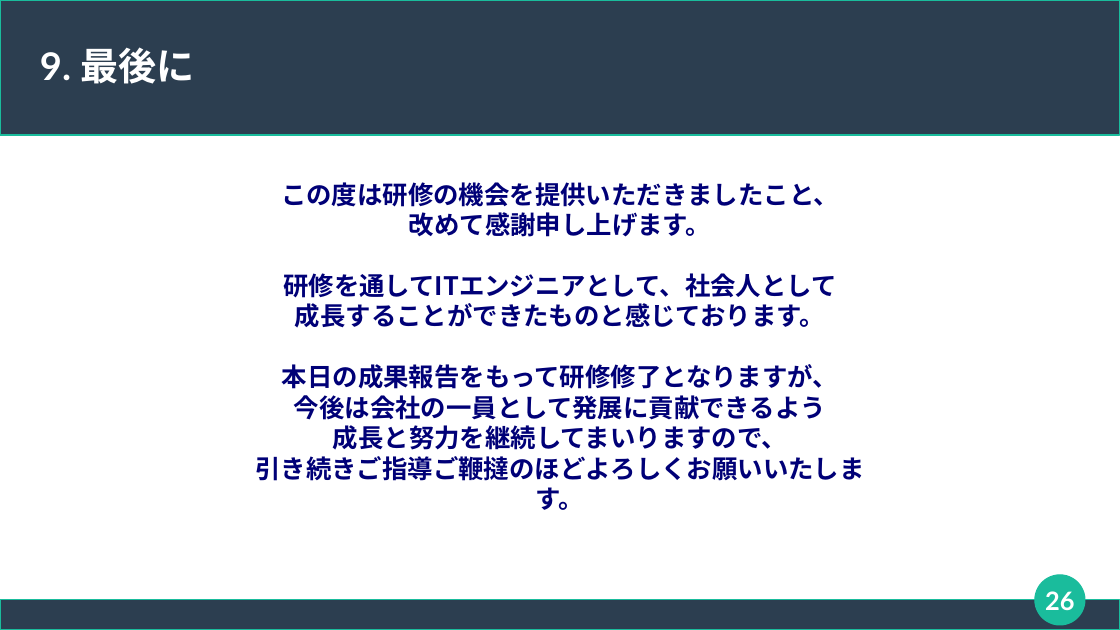
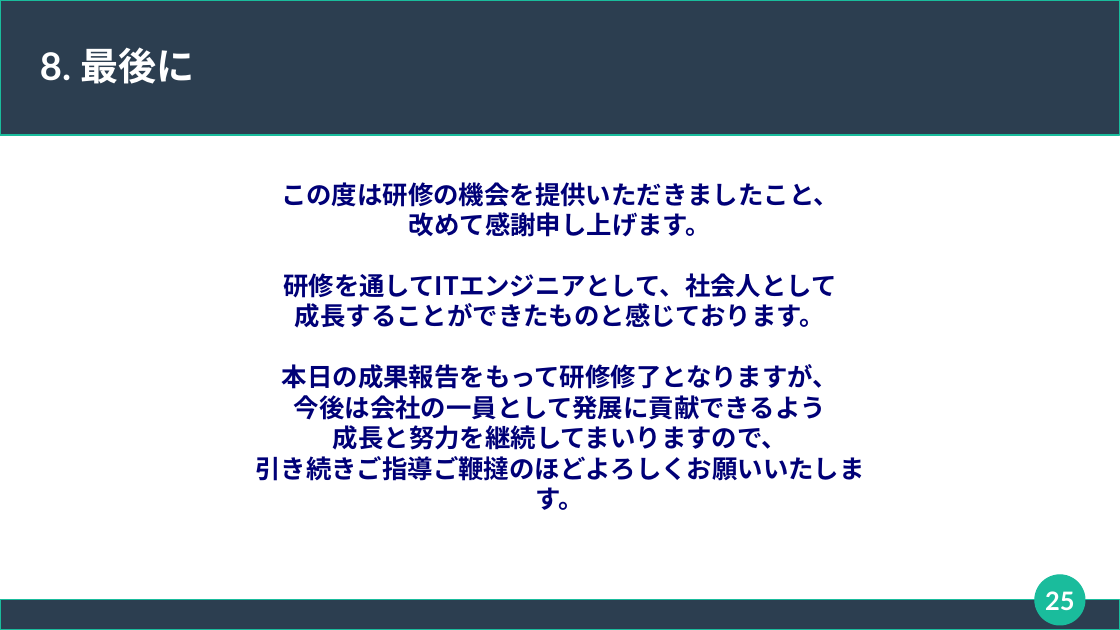
Before and after one commit to connk95/Shared-Shop, a slide deck: slide 25 of TeamUzawa_Sharing_ProjectFile/発表用スライド_チーム鵜澤.odp (slide 26 before the commit). Drawn at 1120x630 pixels with LibreOffice and Linux fonts; fonts in the diff are those of the drawing. Boxes give left, top, right and bottom in pixels: in the first picture for what was removed or moved away, otherwise in the second. Text is boxed around its words. In the diff, an @@ line names an element or a change of style, - is before the commit and + after.

```diff
--- a/TeamUzawa_Sharing_ProjectFile/発表用スライド_チーム鵜澤.odp
+++ b/TeamUzawa_Sharing_ProjectFile/発表用スライド_チーム鵜澤.odp
@@ title at [40, 47, 194, 84]: text changed @@
-9. 最後に
+8. 最後に
@@ page number at [1045, 591, 1074, 610]: text changed @@
-26
+25
```
Also in this commit, not shown: 13 other slides changed, 1 slide removed.
